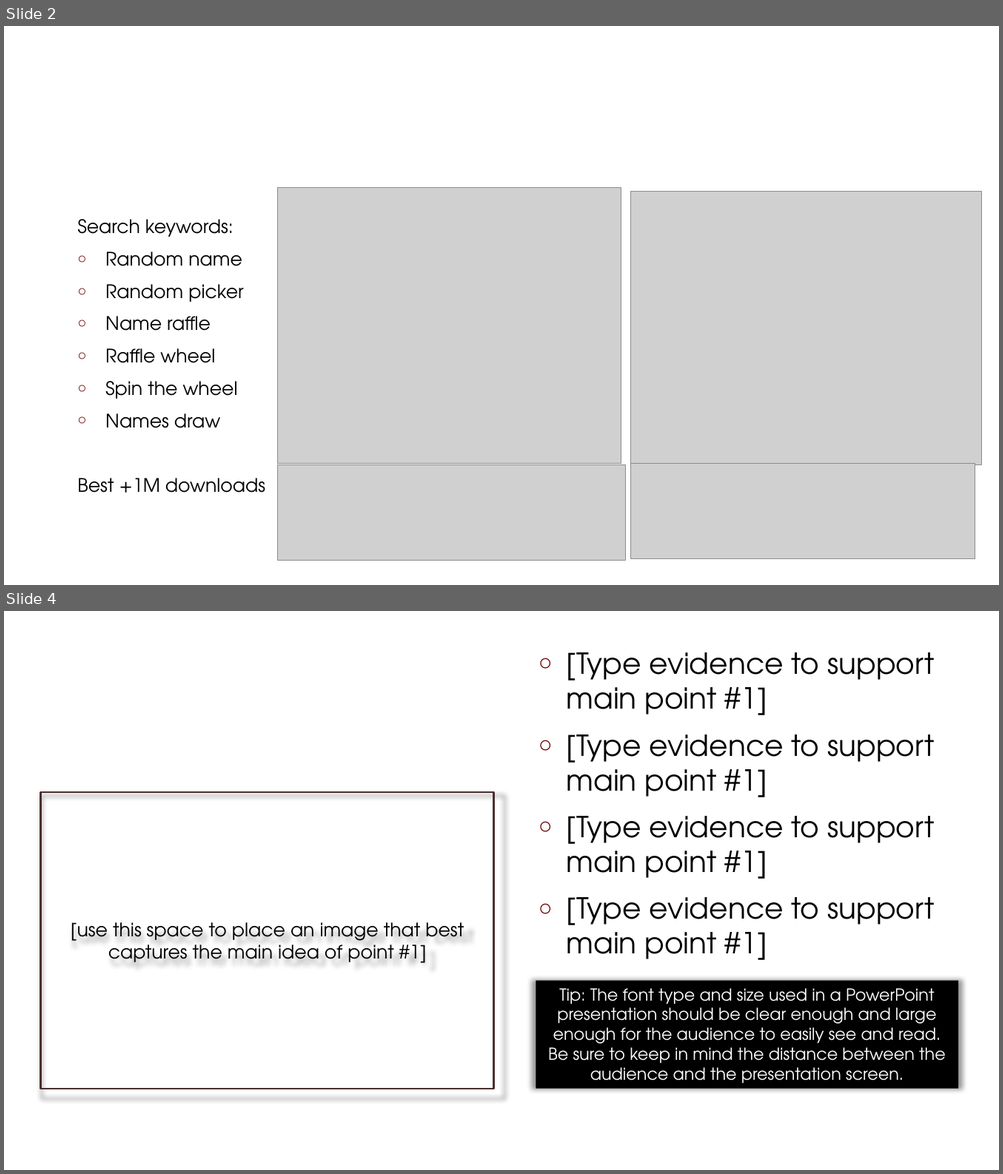
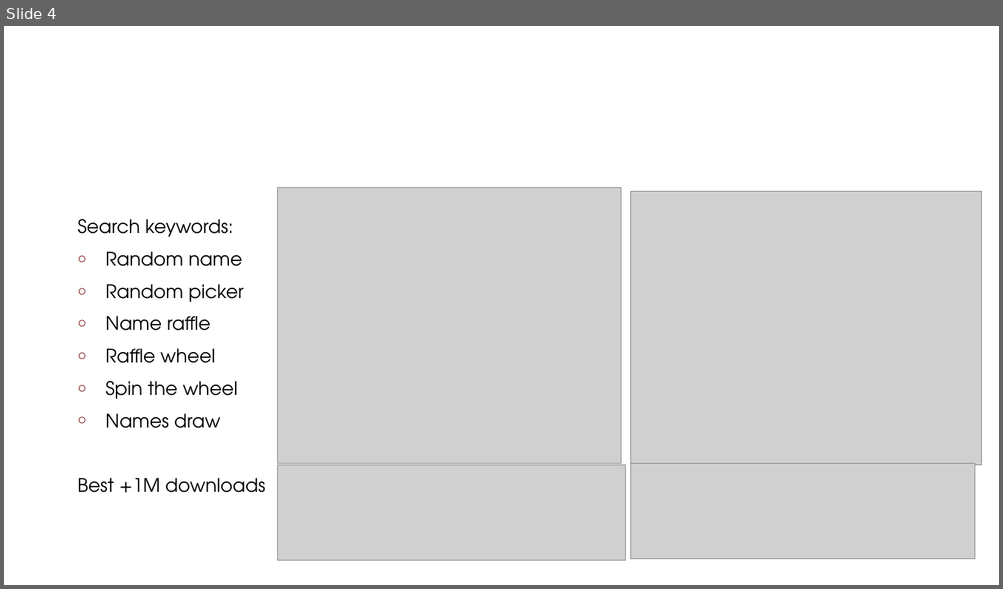
Before and after one commit to SheeraNergaon/RandomPicker, a slide deck: Random Picker.pptx. Shown one above the other, each under a label of ours: slides 2 and 4 before the commit, slide 4 after it; the slides between them are not shown. The pictures are 1003x1174 and 1003x589 pixels, drawn with LibreOffice and Linux fonts; fonts in the diff are those of the drawing; grey boxes stand for pictures; background and template pictures are left out. Boxes give left, top, right and bottom in pixels: in the first picture for what was removed or moved away, otherwise in the second. Text is boxed around its words. In the diff, an @@ line names an element or a change of style, - is before the commit and + after.

```diff
--- a/Random Picker.pptx
+++ b/Random Picker.pptx
@@ slide 4 removed at <box>4,611,999,1170</box>, background #FFFFFF @@
@@ title removed at <box>40,641,458,735</box> @@
-[Type Main Point #1 Here]
@@ text removed at <box>566,652,933,960</box> @@
-○ [Type evidence to support main point #1]
-○ [Type evidence to support main point #1]
-○ [Type evidence to support main point #1]
-○ [Type evidence to support main point #1]
@@ text removed at <box>40,792,493,1089</box> @@
-[use this space to place an image that best captures the main idea of point #1]
@@ rectangle removed at <box>536,981,959,1089</box> @@
-Tip: The font type and size used in a PowerPoint presentation should be clear enough and large enough for the audience to easily see and read. Be sure to keep in mind the distance between the audience and the presentation screen.
@@ what was slide 2 is now slide 4 @@
```
Also in this commit, not shown: 17 slides added, 7 other slides removed, 9 other files.
